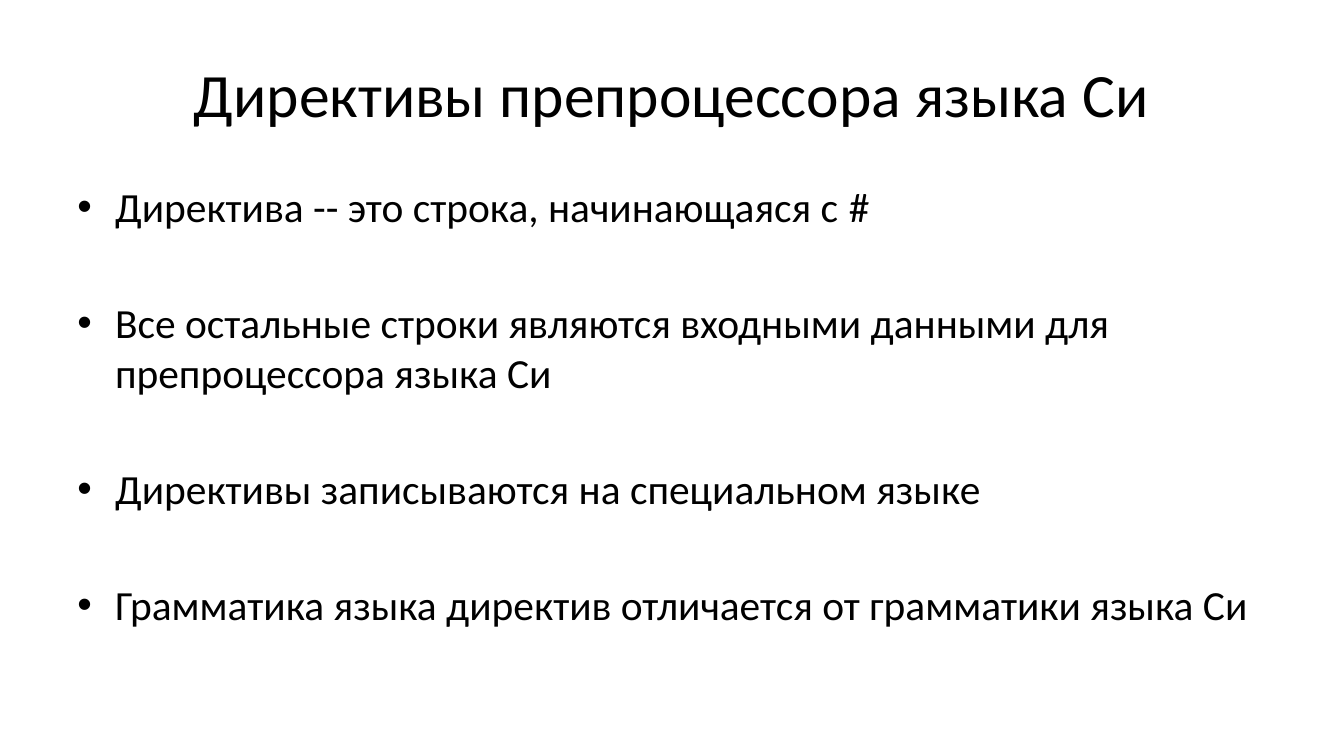
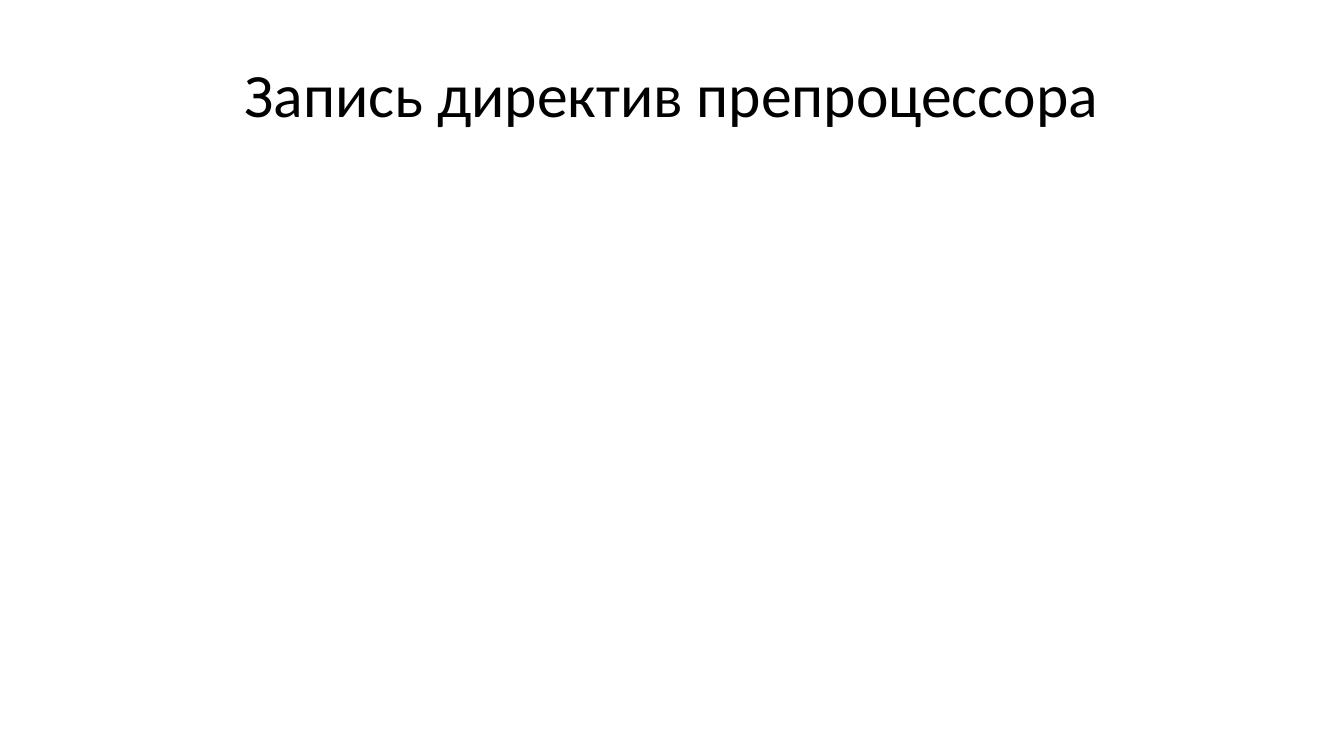
Before and after one commit to Evgueni-Petrov-aka-espetrov/Algorithms-and-Programming-in-C-pptx, a slide deck: slide 46 of 25 Препроцессор языка Си.pptx (slide 11 before the commit). Drawn at 1344x756 pixels with LibreOffice and Linux fonts; fonts in the diff are those of the drawing. Boxes give left, top, right and bottom in pixels: in the first picture for what was removed or moved away, otherwise in the second. Text is boxed around its words. In the diff, an @@ line names an element or a change of style, - is before the commit and + after.

Commit message:
питоноподобно расписал обработку директив; добавил общие слайды про препроцессирование; добавил пример раскрытия макросов

```diff
--- a/25 Препроцессор языка Си.pptx
+++ b/25 Препроцессор языка Си.pptx
@@ title at (244, 77, 1098, 127): text changed @@
-Директивы препроцессора языка Си
+Запись директив препроцессора
@@ text removed at (115, 195, 1247, 627) @@
-• Директива -- это строка, начинающаяся с #
-• Все остальные строки являются входными данными для препроцессора языка Си
-• Директивы записываются на специальном языке
-• Грамматика языка директив отличается от грамматики языка Си
```
Also in this commit, not shown: 17 other slides changed, 167 slides added, 2 slides removed.
